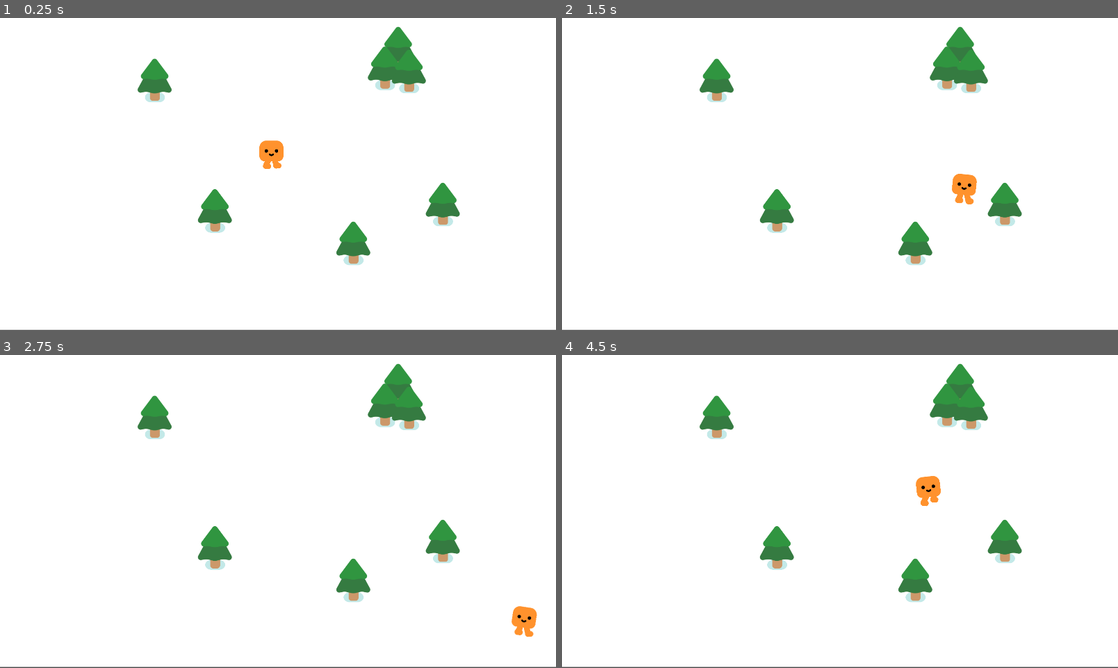
Above: before the commit, frames 1-4 (two rows, left to right).
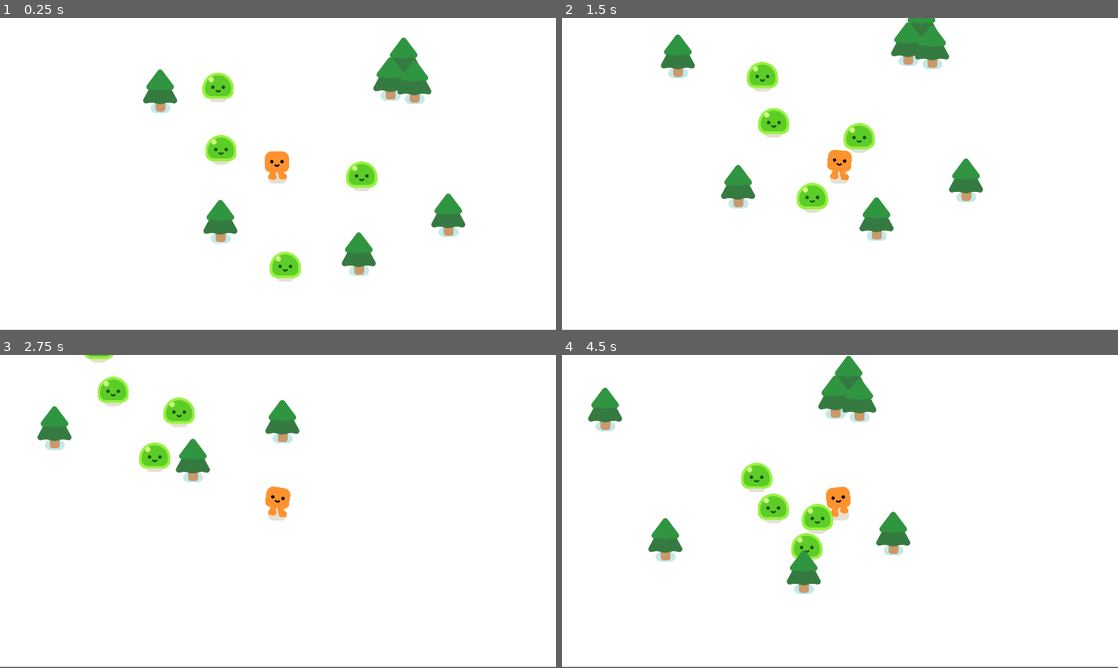
Above: after the commit, the same moments.

Repository: ryguyroberts/2DVampSurv
Game: Godot game, scene res://survivors_game.tscn
Two runs of this game, one before a commit and one after it. Both use one fixed random seed, a clock stepped at 60 frames per second and the inputs below.
Inputs:
- Up to frame 1 (0.25 s): no input
- Up to frame 2 (1.5 s): hold D (move_right) 0.53-1.28 s; hold S (move_down) from 1.28 s (still down)
- Up to frame 3 (2.75 s): release S (move_down) at 2.03 s; hold D (move_right) from 2.03 s (still down)
- Up to frame 4 (4.5 s): release D (move_right) at 2.78 s; hold W (move_up) 2.78-3.53 s; hold A (move_left) from 3.53 s (still down)

The runs differ from the first frame. In frame 1, 6.2% of the frame differs, in the area x 24-84%, y 2-85%; in frame 2, 8.9%; in frame 3, 7.2%; in frame 4, 9.4%, in the area x 4-83%, y 0-79%.

Commit message:
add camera, static background

Diff:
--- /dev/null
+++ b/mob.gd
@@ -0,0 +1,8 @@
+extends CharacterBody2D
+
+@onready var player = $"../../Player"
+
+func _physics_process(delta):
+	var direction = global_position.direction_to(player.global_position)
+	velocity = direction * 100.0
+	move_and_slide()
--- /dev/null
+++ b/mob.tscn
@@ -0,0 +1,16 @@
+[gd_scene load_steps=4 format=3 uid="uid://br57aet02ivqj"]
+
+[ext_resource type="PackedScene" uid="uid://ogik4s70pgwl" path="res://characters/slime/slime.tscn" id="1_8nb4r"]
+[ext_resource type="Script" path="res://mob.gd" id="1_rw8s1"]
+
+[sub_resource type="CircleShape2D" id="CircleShape2D_noqkt"]
+radius = 49.0408
+
+[node name="Mob" type="CharacterBody2D"]
+script = ExtResource("1_rw8s1")
+
+[node name="Slime" parent="." instance=ExtResource("1_8nb4r")]
+
+[node name="CollisionShape2D" type="CollisionShape2D" parent="."]
+position = Vector2(0, -29)
+shape = SubResource("CircleShape2D_noqkt")
--- a/player.tscn
+++ b/player.tscn
@@ -16,3 +16,5 @@
 [node name="CollisionShape2D" type="CollisionShape2D" parent="."]
 position = Vector2(0, -2)
 shape = SubResource("CircleShape2D_bb4kl")
+
+[node name="Camera2D" type="Camera2D" parent="."]
--- a/project.godot
+++ b/project.godot
@@ -116,7 +116,6 @@
 move_down={
 "deadzone": 0.5,
 "events": [Object(InputEventKey,"resource_local_to_scene":false,"resource_name":"","device":-1,"window_id":0,"alt_pressed":false,"shift_pressed":false,"ctrl_pressed":false,"meta_pressed":false,"pressed":false,"keycode":0,"physical_keycode":83,"key_label":0,"unicode":115,"echo":false,"script":null)
-, Object(InputEventKey,"resource_local_to_scene":false,"resource_name":"","device":-1,"window_id":0,"alt_pressed":false,"shift_pressed":false,"ctrl_pressed":false,"meta_pressed":false,"pressed":false,"keycode":0,"physical_keycode":4194322,"key_label":0,"unicode":0,"echo":false,"script":null)
 ]
 }
 
--- a/survivors_game.tscn
+++ b/survivors_game.tscn
@@ -1,36 +1,57 @@
-[gd_scene load_steps=3 format=3 uid="uid://b8i3vpv63p15j"]
+[gd_scene load_steps=4 format=3 uid="uid://b8i3vpv63p15j"]
 
 [ext_resource type="PackedScene" uid="uid://wjdg3bls4koy" path="res://player.tscn" id="1_tl31v"]
 [ext_resource type="PackedScene" uid="uid://c3808mswxcn78" path="res://pine_tree.tscn" id="2_hpjnk"]
+[ext_resource type="PackedScene" uid="uid://br57aet02ivqj" path="res://mob.tscn" id="3_6argk"]
 
 [node name="Game" type="Node2D"]
 y_sort_enabled = true
 position = Vector2(-3, 0)
 
-[node name="ColorRect" type="ColorRect" parent="."]
-offset_right = 1924.0
+[node name="CanvasLayer" type="CanvasLayer" parent="."]
+layer = -30
+
+[node name="ColorRect" type="ColorRect" parent="CanvasLayer"]
+offset_left = -3.0
+offset_right = 1921.0
 offset_bottom = 1076.0
 
 [node name="Player" parent="." instance=ExtResource("1_tl31v")]
 position = Vector2(944, 503)
 
-[node name="PineTree" parent="." instance=ExtResource("2_hpjnk")]
-position = Vector2(538, 273)
+[node name="Mobs" type="Node" parent="."]
 
-[node name="PineTree2" parent="." instance=ExtResource("2_hpjnk")]
-position = Vector2(746, 723)
+[node name="Mob" parent="Mobs" instance=ExtResource("3_6argk")]
+position = Vector2(719, 213)
 
-[node name="PineTree3" parent="." instance=ExtResource("2_hpjnk")]
-position = Vector2(1379, 163)
+[node name="Mob2" parent="Mobs" instance=ExtResource("3_6argk")]
+position = Vector2(720, 441)
 
-[node name="PineTree4" parent="." instance=ExtResource("2_hpjnk")]
-position = Vector2(1333, 231)
+[node name="Mob3" parent="Mobs" instance=ExtResource("3_6argk")]
+position = Vector2(968, 876)
 
-[node name="PineTree5" parent="." instance=ExtResource("2_hpjnk")]
-position = Vector2(1416, 242)
+[node name="Mob4" parent="Mobs" instance=ExtResource("3_6argk")]
+position = Vector2(1255, 542)
 
-[node name="PineTree6" parent="." instance=ExtResource("2_hpjnk")]
-position = Vector2(1533, 701)
+[node name="PineTrees" type="Node" parent="."]
 
-[node name="PineTree7" parent="." instance=ExtResource("2_hpjnk")]
-position = Vector2(1224, 835)
+[node name="PineTree" parent="PineTrees" instance=ExtResource("2_hpjnk")]
+position = Vector2(535, 273)
+
+[node name="PineTree2" parent="PineTrees" instance=ExtResource("2_hpjnk")]
+position = Vector2(743, 723)
+
+[node name="PineTree3" parent="PineTrees" instance=ExtResource("2_hpjnk")]
+position = Vector2(1376, 163)
+
+[node name="PineTree4" parent="PineTrees" instance=ExtResource("2_hpjnk")]
+position = Vector2(1330, 231)
+
+[node name="PineTree5" parent="PineTrees" instance=ExtResource("2_hpjnk")]
+position = Vector2(1413, 242)
+
+[node name="PineTree6" parent="PineTrees" instance=ExtResource("2_hpjnk")]
+position = Vector2(1530, 701)
+
+[node name="PineTree7" parent="PineTrees" instance=ExtResource("2_hpjnk")]
+position = Vector2(1221, 835)
